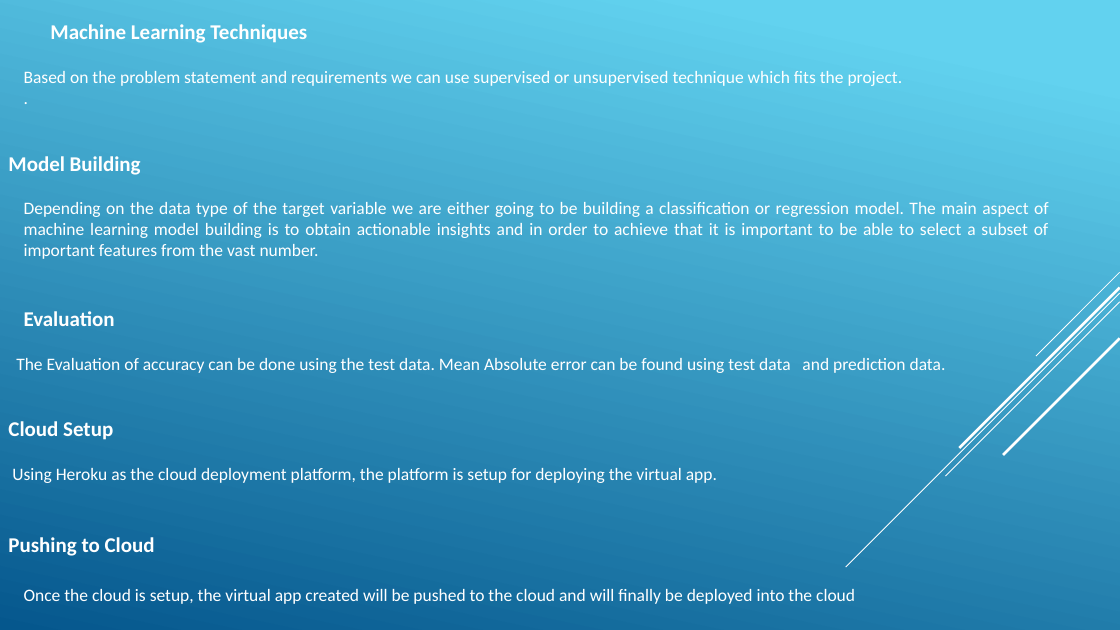
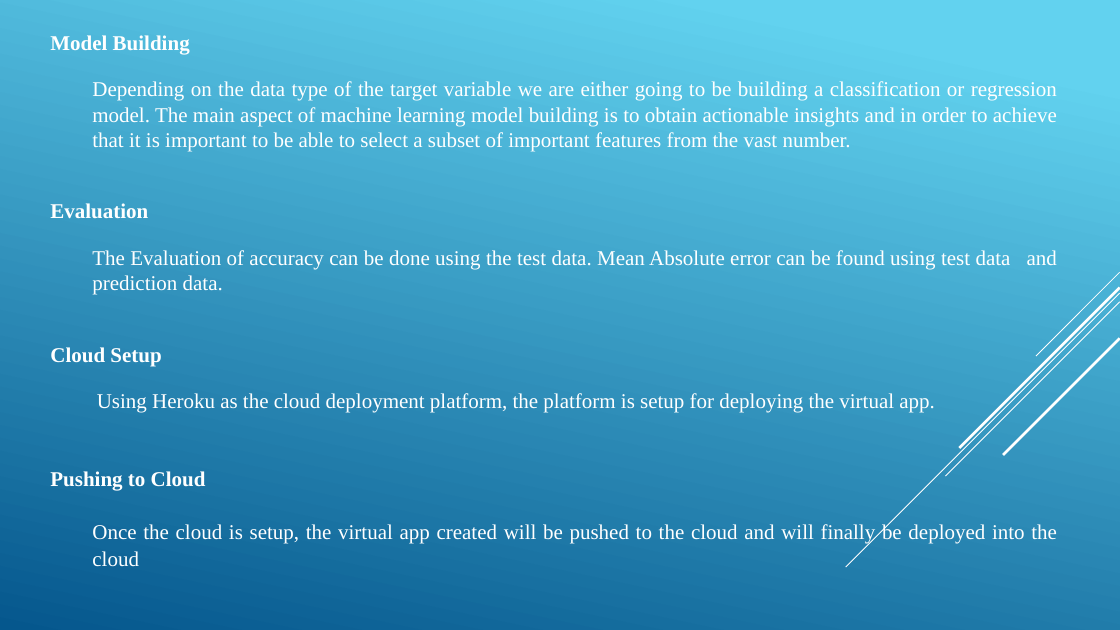
Before and after one commit to ashokkumars01/Stores-Sales-Prediction, a slide deck: slide 7 of Docs/DPR_Store_Sales_Prediction.pptx. Drawn at 1120x630 pixels with LibreOffice and Linux fonts; fonts in the diff are those of the drawing. Boxes give left, top, right and bottom in pixels: in the first picture for what was removed or moved away, otherwise in the second. Text is boxed around its words. In the diff, an @@ line names an element or a change of style, - is before the commit and + after.

```diff
--- a/Docs/DPR_Store_Sales_Prediction.pptx
+++ b/Docs/DPR_Store_Sales_Prediction.pptx
@@ text "Model Building": place and size @@
-text "Model Building" at (8, 24, 1049, 604)
+text "Model Building" at (50, 35, 1057, 567)
@@ text "Model Building" at (50, 35, 1057, 567): font Calibri to Times New Roman, size 15 to 18 pt; indent changed @@
@@ text at (24, 24, 903, 86): paragraphs removed @@
-  Machine Learning Techniques
-Based on the problem statement and requirements we can use supervised or unsupervised technique which fits the project.
-.
```
Also in this commit, not shown: 11 other slides changed, 1 slide removed, 1 other file.
